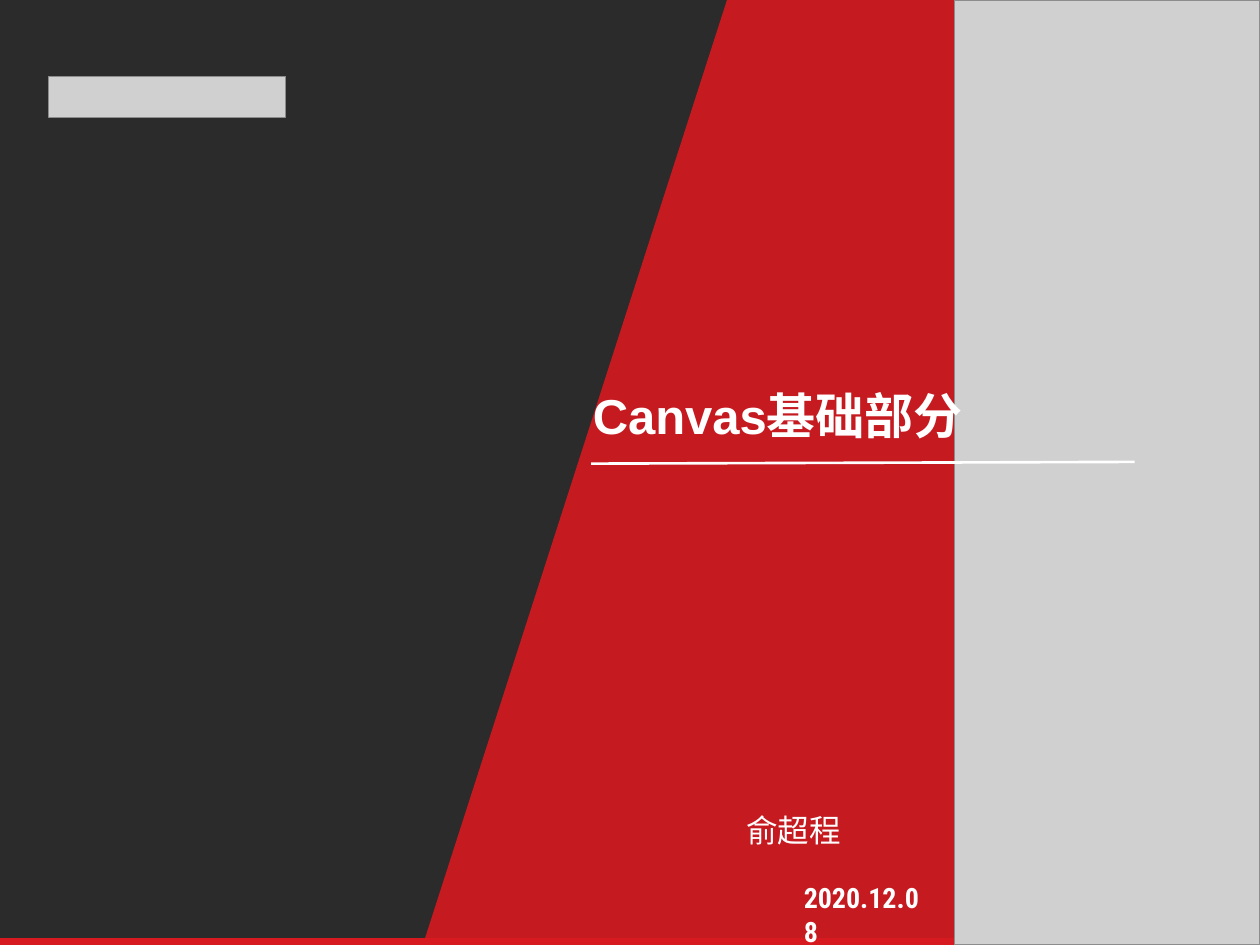
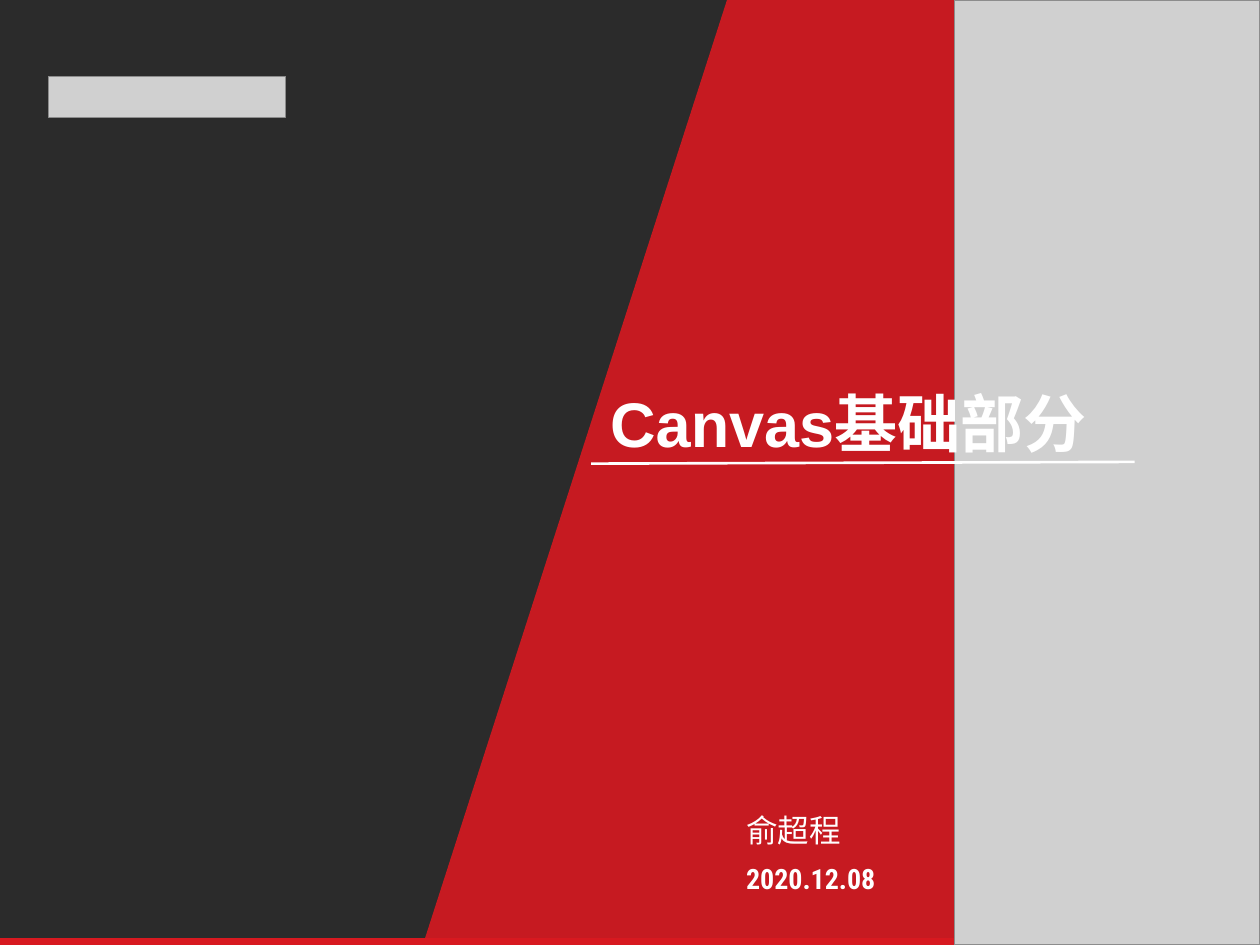
Before and after one commit to Yuchaocheng/canvas, a slide deck: slide 1 of canvas基础分享.pptx. Drawn at 1260x945 pixels with LibreOffice and Linux fonts; fonts in the diff are those of the drawing; grey boxes stand for pictures; background and template pictures are left out; a plain dark background stands for a picture behind light text. Boxes give left, top, right and bottom in pixels: in the first picture for what was removed or moved away, otherwise in the second. Text is boxed around its words. In the diff, an @@ line names an element or a change of style, - is before the commit and + after.

```diff
--- a/canvas基础分享.pptx
+++ b/canvas基础分享.pptx
@@ text "Canvas基础部分" at (610, 398, 1086, 459): size 28 to 36 pt @@
@@ text "2020.12.08" rewrapped from (804, 888, 919, 909) to (746, 869, 875, 890) @@
```
Also in this commit, not shown: 13 other slides changed.
